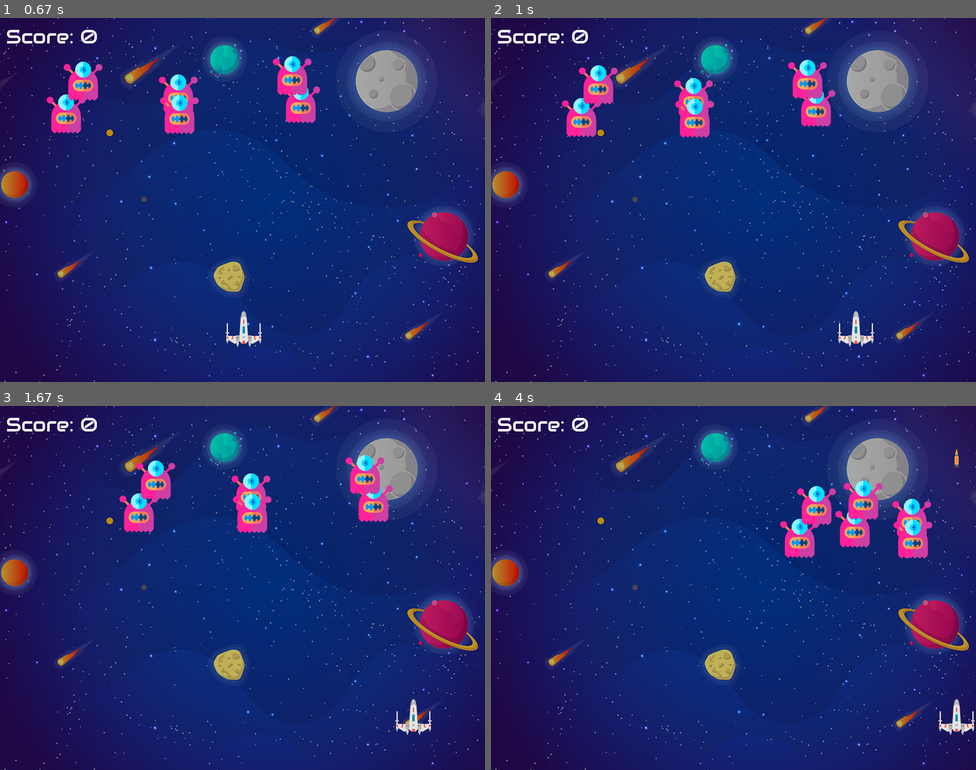
Above: before the commit, frames 1-4 (two rows, left to right).
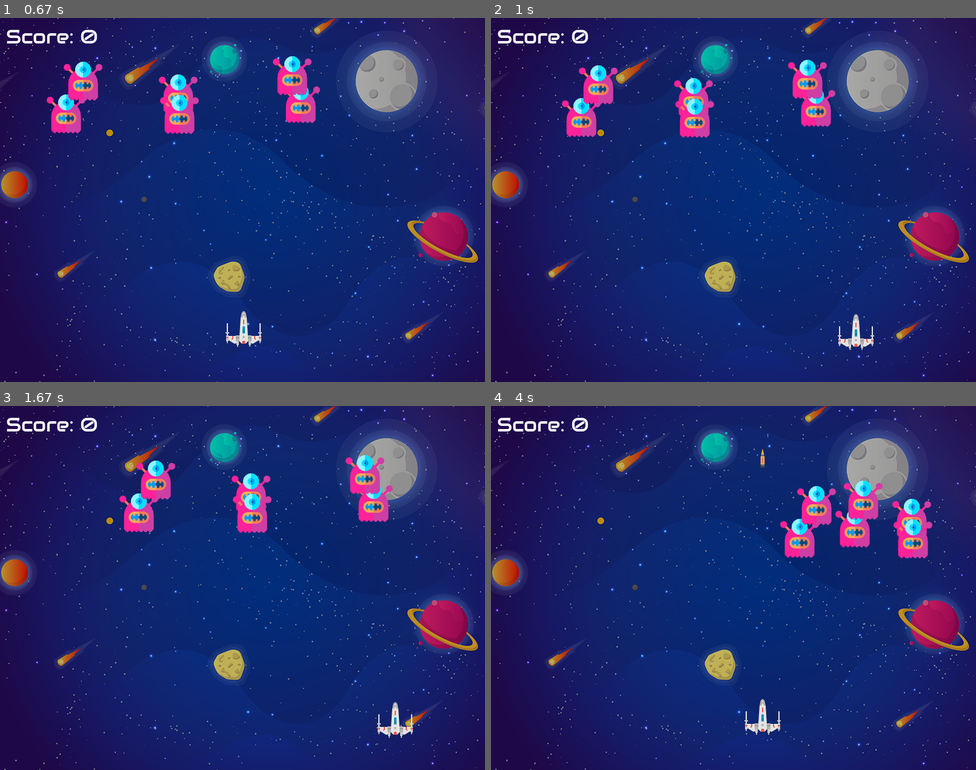
Above: after the commit, the same moments.

Repository: tasnimzotder/space-invader-pygame
Game: pygame game, started from main.py
Same seed, same stepped clock (60 frames per second), same inputs: the game is played once before the commit and once after it.
Inputs:
- Up to frame 1 (0.67 s): tap Enter at 0.33 s
- Up to frame 2 (1 s): hold S from 0.67 s (still down); hold Right from 0.67 s (still down)
- Up to frame 3 (1.67 s): release S at 1.13 s; release Right at 1.13 s; type "an" at 1.22 s; type "n" at 1.42 s; tap Enter at 1.55 s
- Up to frame 4 (4 s): hold Right 1.77-2.23 s; hold W 2.32-2.62 s; hold Right 2.65-3.12 s; hold A 3.15-3.68 s; tap Space at 3.72 s

Frame 1 is identical in both runs. In frame 2, 0.2% of the frame differs, in the area x 71-79%, y 80-92%; in frame 3, 0.4%; in frame 4, 0.6%, in the area x 52-100%, y 11-91%.

Commit message:
:rocket: add build commands & __asdw__ support

Diff:
--- a/main.py
+++ b/main.py
@@ -32,7 +32,7 @@
 
 # title & icon
 pygame.display.set_caption("Space Invaders")
-pygame.display.set_icon(pygame.image.load(os.path.join('assets', 'ufo.png')))
+pygame.display.set_icon(pygame.image.load(os.path.join('assets', 'enemy.png')))
 
 # player
 playerImg = pygame.image.load(os.path.join('assets', 'player.png'))
@@ -229,13 +229,13 @@
             reload_game(event)
 
             if event.type == pygame.KEYDOWN:
-                if event.key == pygame.K_LEFT:
+                if event.key in [pygame.K_LEFT, pygame.K_a]:
                     playerX_change = -1
-                elif event.key == pygame.K_RIGHT:
+                elif event.key in [pygame.K_RIGHT, pygame.K_d]:
                     playerX_change = 1
-                elif event.key == pygame.K_UP:
+                elif event.key in [pygame.K_UP, pygame.K_w]:
                     playerY += -5
-                elif event.key == pygame.K_DOWN:
+                elif event.key in [pygame.K_DOWN, pygame.K_s]:
                     playerY += 5
                 if event.key == pygame.K_SPACE:
                     if bullet_state == 'ready':
@@ -247,7 +247,9 @@
                         fire(playerX, bulletY)
 
             if event.type == pygame.KEYUP:
-                if event.key == pygame.K_LEFT or event.key == pygame.K_RIGHT:
+                if event.key in [
+                        pygame.K_LEFT, pygame.K_RIGHT, pygame.K_a, pygame.K_d
+                ]:
                     playerX_change = 0
 
         # player position change
@@ -289,14 +291,14 @@
                 enemyX[i] = random.randint(20, screenX - 20 - 64)
                 enemyY[i] = random.randint(50, 150)
                 score_val += 1
-                print(score_val)
+                print('Score: {0}'.format(score_val))
                 # explosion sound
                 explosion_sound = mixer.Sound(
                     os.path.join('assets', 'explosion.wav'))
                 explosion_sound.play()
 
                 # increase enemy speed
-                if score_val < 18:
+                if score_val < 13:
                     enemyX_change_idx *= 1.1
                     enemyY_change_idx *= 1.05
 
Not shown, changed: README.md
Binary file added: assets/enemy.ico
Binary file removed: assets/ufo.png
Not shown, added: build.ps1
